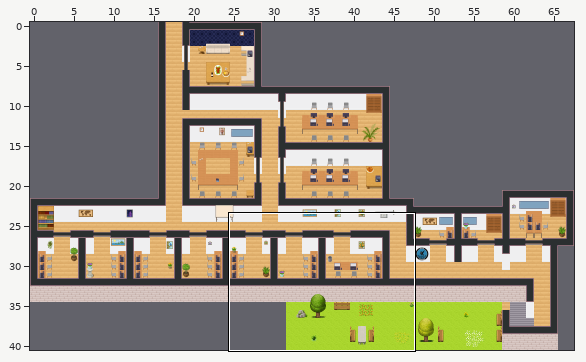
Tiled map (JSON), stored at I_OG.tmj. Above: a wide view before the commit, with the close-up outlined.
Close-up. Earlier state:
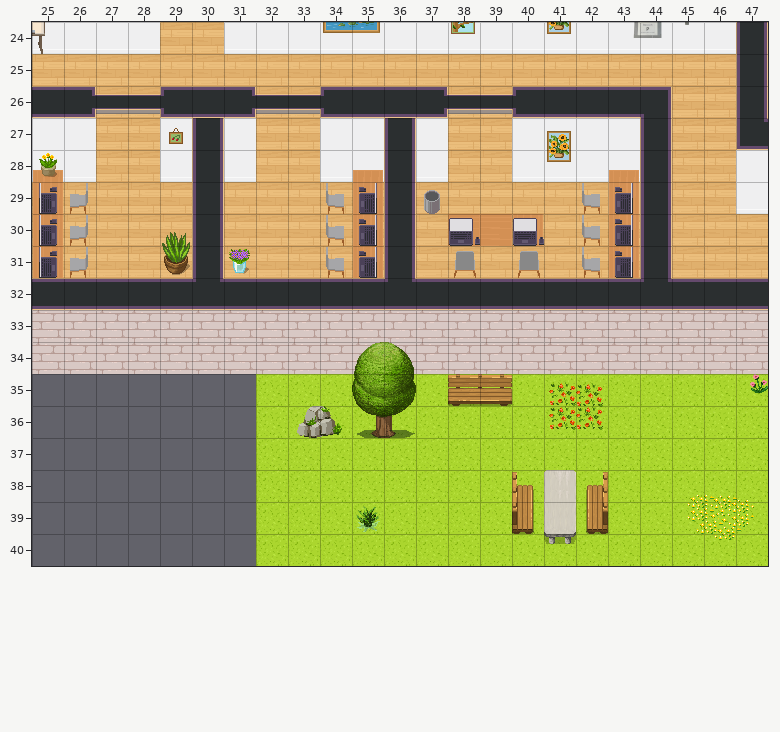
Cells are 32x32 px. Shown: x 25..47, y 24..40. The commit also changed other parts of the map, which this record leaves out.
The same view after the edit:
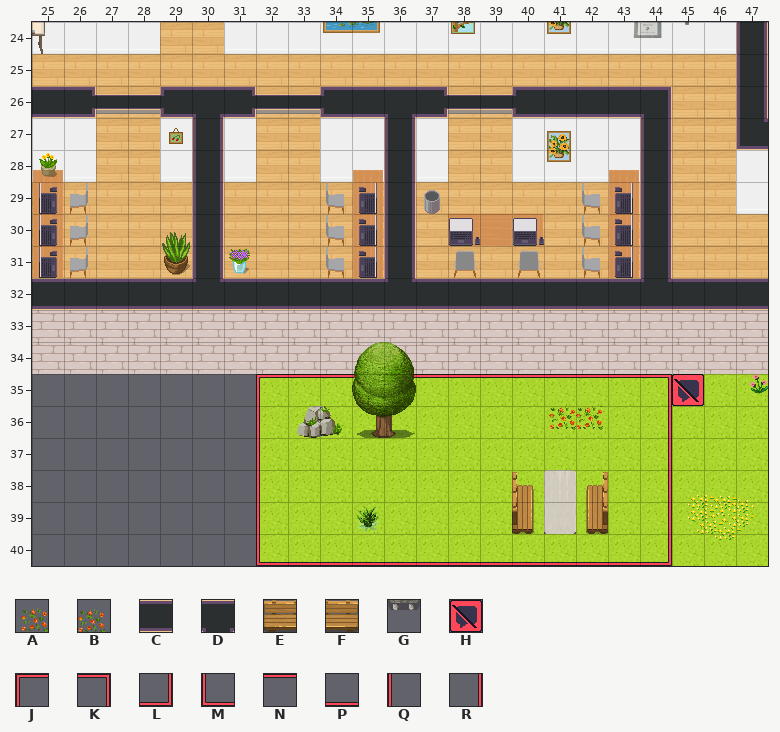
Key: from "WA_Exterior": A 533, B 534; from "WA_Room_Builder": C 95, D 160; from "WA_Seats": E 143, F 144, G 175; from "WA_User_Interface": H 60, J 239, K 240, L 241, M 242, N 243, P 244, Q 245, R 246.
_ is an empty cell, . an unchanged one.
Difference:
--- layer "floor/floor2"
@@ x 32..45 @@
-35 ___.._EF_AB___
-36 _..........._.
-37 _..........._.
-38 _..........._.
-39 _..........._.
-40 _________G___.
+35 JNN..NNNNNNNKH
+36 Q...........R.
+37 Q...........R.
+38 Q...........R.
+39 Q...........R.
+40 MPPPPPPPPPPPL.
--- layer "above/above2"
@@ x 30..36 @@
-26 C.....C
+26 D.....D
Boxes around the changes in both close-ups, in picture pixels (x1, y1, x2, y2):
changed: (193, 114, 223, 118)
changed: (385, 114, 415, 118)
changed: (256, 374, 704, 566)
